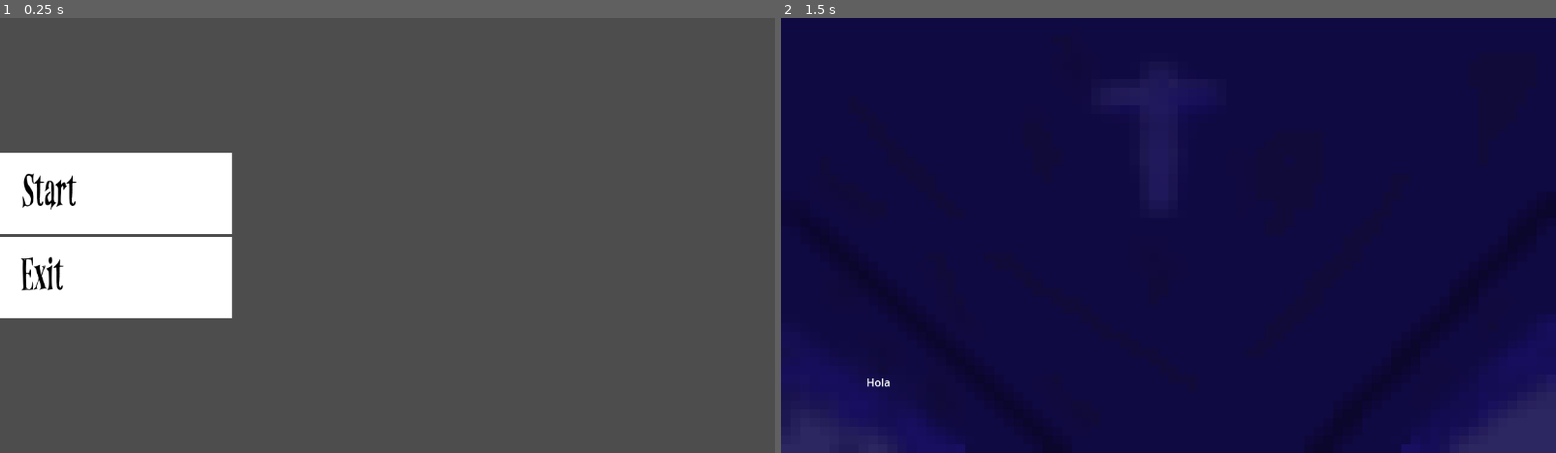
Above: before the commit, frames 1-2 (left to right).
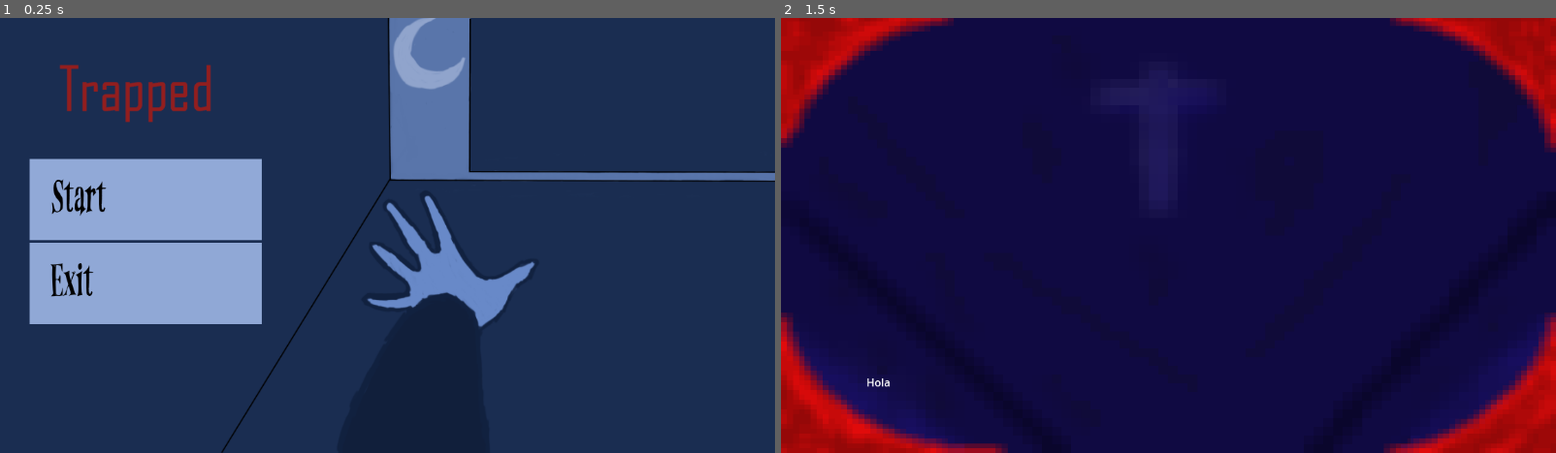
Above: after the commit, the same moments.

Repository: WalterScherk/In_a_coffin
Game: Godot game, scene res://Scenes/MainMenu.tscn
The game is run twice, just before and just after one commit, with the same random seed, the same clock (stepped at 60 frames per second) and the same inputs.
Inputs:
- Up to frame 1 (0.25 s): no input
- Up to frame 2 (1.5 s): click "Start" at 0.5 s; tap Enter at 1.25 s; tap Space (ui_select) at 1.35 s

The runs differ from the first frame. In frame 1, 100% of the frame differs, in the area x 0-100%, y 0-100%; in frame 2, 9.8%.

Commit message:
A
+ Limite puñetazos
+ Interfaz de sangre
+ Arte menu
- Herobrine

Diff:
--- a/In a coffin/In a Coffin/Scenes/Coffin.tscn
+++ b/In a coffin/In a Coffin/Scenes/Coffin.tscn
@@ -1,8 +1,10 @@
-[gd_scene load_steps=4 format=3 uid="uid://d0m22pwgwl6lf"]
+[gd_scene load_steps=6 format=3 uid="uid://d0m22pwgwl6lf"]
 
 [ext_resource type="Texture2D" uid="uid://b4i8b2ufu3wvj" path="res://Sprites/Sprite nothing is there  In a coffin Beta.png" id="1_b05lr"]
 [ext_resource type="Script" path="res://Scripts/GameManager.gd" id="1_tpele"]
 [ext_resource type="Script" path="res://Scripts/PopingTextManager.gd" id="3_htoop"]
+[ext_resource type="Texture2D" uid="uid://ds28mm4ulrt24" path="res://Sprites/Daño.png" id="4_ek0er"]
+[ext_resource type="Texture2D" uid="uid://dxnujdrnvwlkk" path="res://Sprites/Mondongo.jpg" id="5_ev6fe"]
 
 [node name="Main" type="Node2D"]
 script = ExtResource("1_tpele")
@@ -11,9 +13,21 @@
 process_mode = 4
 texture_filter = 1
 texture_repeat = 1
-position = Vector2(576, 324)
-scale = Vector2(14.4, 12.96)
+position = Vector2(575.5, 324)
+scale = Vector2(14.4125, 12.96)
 texture = ExtResource("1_b05lr")
 
 [node name="PoppingTextManager" type="Node2D" parent="."]
 script = ExtResource("3_htoop")
+
+[node name="Daño" type="Sprite2D" parent="."]
+texture_filter = 1
+texture_repeat = 1
+position = Vector2(576.5, 323)
+scale = Vector2(8.86923, 7.22222)
+texture = ExtResource("4_ek0er")
+
+[node name="Mondongo" type="Sprite2D" parent="."]
+position = Vector2(-279, 187)
+scale = Vector2(0.712037, 0.774608)
+texture = ExtResource("5_ev6fe")
--- a/In a coffin/In a Coffin/Scenes/MainMenu.tscn
+++ b/In a coffin/In a Coffin/Scenes/MainMenu.tscn
@@ -1,19 +1,28 @@
-[gd_scene load_steps=5 format=3 uid="uid://x1yhathua5yr"]
+[gd_scene load_steps=6 format=3 uid="uid://x1yhathua5yr"]
 
 [ext_resource type="Script" path="res://Scripts/MainMenu.gd" id="1_yjsqe"]
 [ext_resource type="Texture2D" uid="uid://bevrmmpdg5o8k" path="res://Sprites/UntitleDark.png" id="3_hs5o7"]
 [ext_resource type="Texture2D" uid="uid://dqrk556ye0n07" path="res://Sprites/Untitled.png" id="3_k5fou"]
 [ext_resource type="FontFile" uid="uid://bo4ls2pxu5tuj" path="res://Scenes/UnfinishedScreamRegular.otf" id="4_m5xo3"]
+[ext_resource type="Texture2D" uid="uid://dgcx31xp01qwa" path="res://Sprites/menu_sketch_a.png" id="5_nsn67"]
 
 [node name="MainMenu" type="Node2D"]
 position = Vector2(0, 201)
 script = ExtResource("1_yjsqe")
 
+[node name="MenuSketchA" type="Sprite2D" parent="."]
+position = Vector2(576.5, 122.5)
+scale = Vector2(0.900781, 0.901389)
+texture = ExtResource("5_nsn67")
+
 [node name="VBoxContainer" type="VBoxContainer" parent="."]
-offset_right = 40.0
-offset_bottom = 40.0
+offset_left = 44.0
+offset_top = 9.0
+offset_right = 389.0
+offset_bottom = 255.0
 
 [node name="TextureButton2" type="TextureButton" parent="VBoxContainer"]
+modulate = Color(0.570313, 0.664063, 0.84375, 1)
 layout_mode = 2
 texture_normal = ExtResource("3_k5fou")
 texture_pressed = ExtResource("3_hs5o7")
@@ -30,6 +39,7 @@
 text = "Start"
 
 [node name="TextureButton" type="TextureButton" parent="VBoxContainer"]
+modulate = Color(0.566406, 0.660156, 0.839844, 1)
 layout_mode = 2
 texture_normal = ExtResource("3_k5fou")
 texture_pressed = ExtResource("3_hs5o7")
--- a/In a coffin/In a Coffin/Scripts/GameManager.gd
+++ b/In a coffin/In a Coffin/Scripts/GameManager.gd
@@ -17,9 +17,12 @@
 
 # Called every frame. 'delta' is the elapsed time since the previous frame.
 func _process(delta):
-	if Input.is_action_just_pressed("ui_select"):
+	if Input.is_action_just_pressed("ui_select") && punches < 20:
 		punches += 1
-		print(punches)
+		print("Punches")
+		#transparencia -= max transparencia / 1000
+	if Input.is_action_just_pressed("ui_select") && punches >= 20:
+		print("You can't punch anymore")
 
 	if hope > 0:
 		hope -= 1 * delta
--- a/In a coffin/In a Coffin/Scripts/PopingTextManager.gd
+++ b/In a coffin/In a Coffin/Scripts/PopingTextManager.gd
@@ -7,8 +7,9 @@
 
 	var xPos = rng.randf_range(60, 1000)
 	var yPos = rng.randf_range(60, 580)
-	label.position = Vector2(xPos, yPos)
+	touchButton.position = Vector2(xPos, yPos)
 
+	label.position = touchButton.position
 
 	label.text = text
 	add_child(touchButton)
Binary file added: In a coffin/In a Coffin/Scripts/Daño.aseprite
Binary file added: In a coffin/In a Coffin/Sprites/Daño.aseprite
Binary file added: In a coffin/In a Coffin/Sprites/Daño.png
Not shown, added: In a coffin/In a Coffin/Sprites/Daño.png.import
Binary file added: In a coffin/In a Coffin/Sprites/menu_sketch_a.png
Not shown, added: In a coffin/In a Coffin/Sprites/menu_sketch_a.png.import
Not shown, added: In a coffin/In a Coffin/Sprites/DañD845.tmp
Not shown, added: In a coffin/In a Coffin/Sprites/DañF43D.tmp
